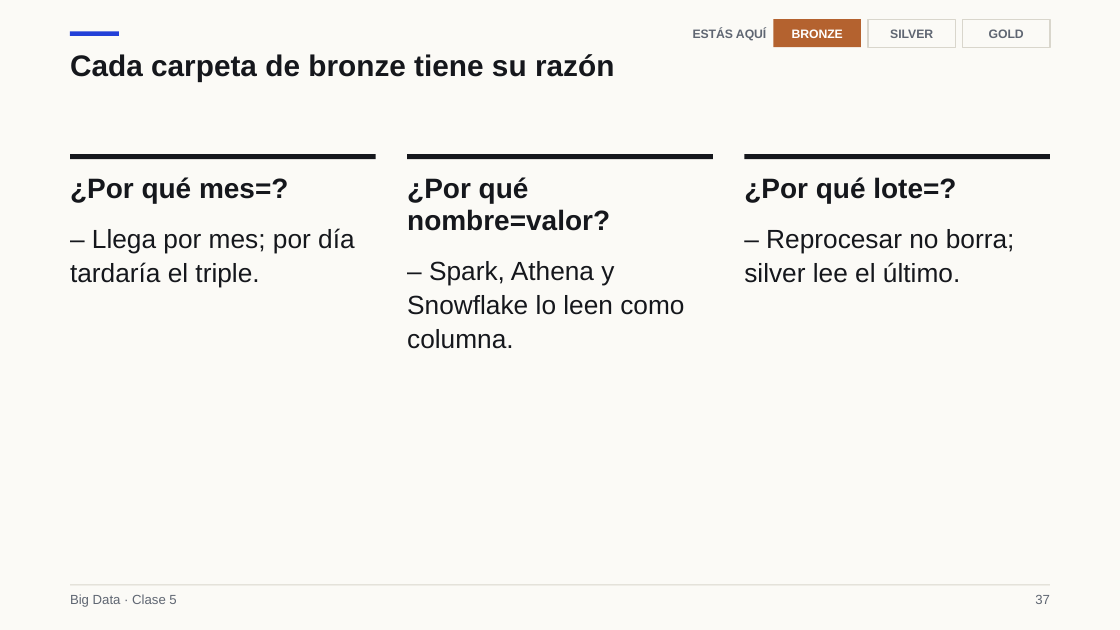
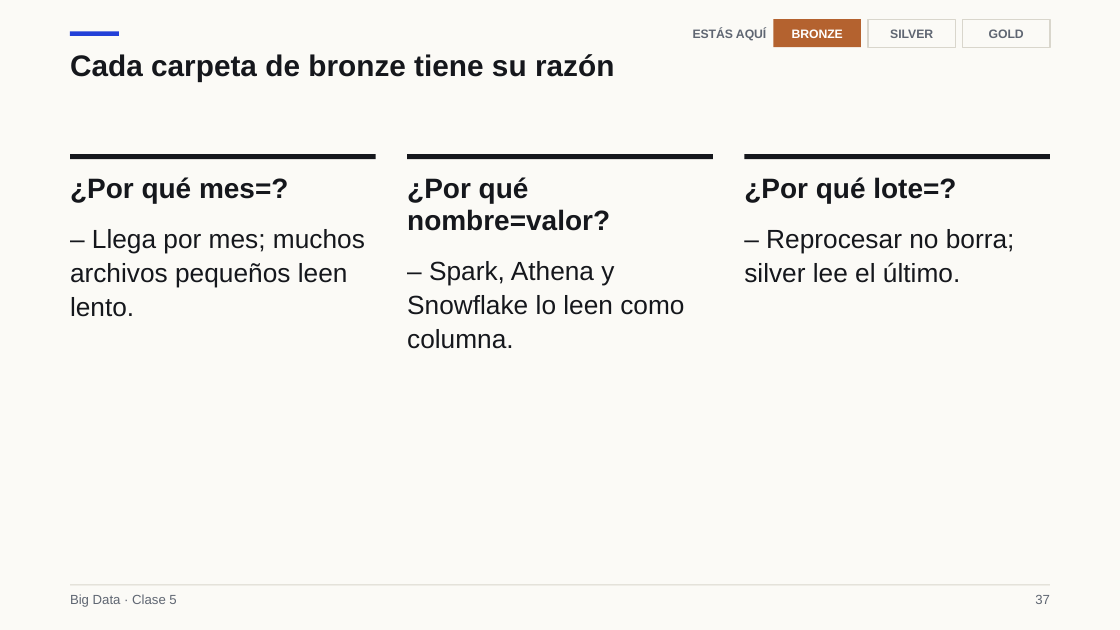
Before and after one commit to Apaezc/bigdata-udem-2026, a slide deck: slide 37 of curso/clase05/deck/slides.pptx. Drawn at 1120x630 pixels with LibreOffice and Linux fonts; fonts in the diff are those of the drawing. Boxes give left, top, right and bottom in pixels: in the first picture for what was removed or moved away, otherwise in the second. Text is boxed around its words. In the diff, an @@ line names an element or a change of style, - is before the commit and + after.

```diff
--- a/curso/clase05/deck/slides.pptx
+++ b/curso/clase05/deck/slides.pptx
@@ text at (x1=70, y1=229, x2=365, y2=317): text changed @@
-– Llega por mes; por día tardaría el triple.
+– Llega por mes; muchos archivos pequeños leen lento.
```
Also in this commit, not shown: 4 other slides changed, 11 other files.
